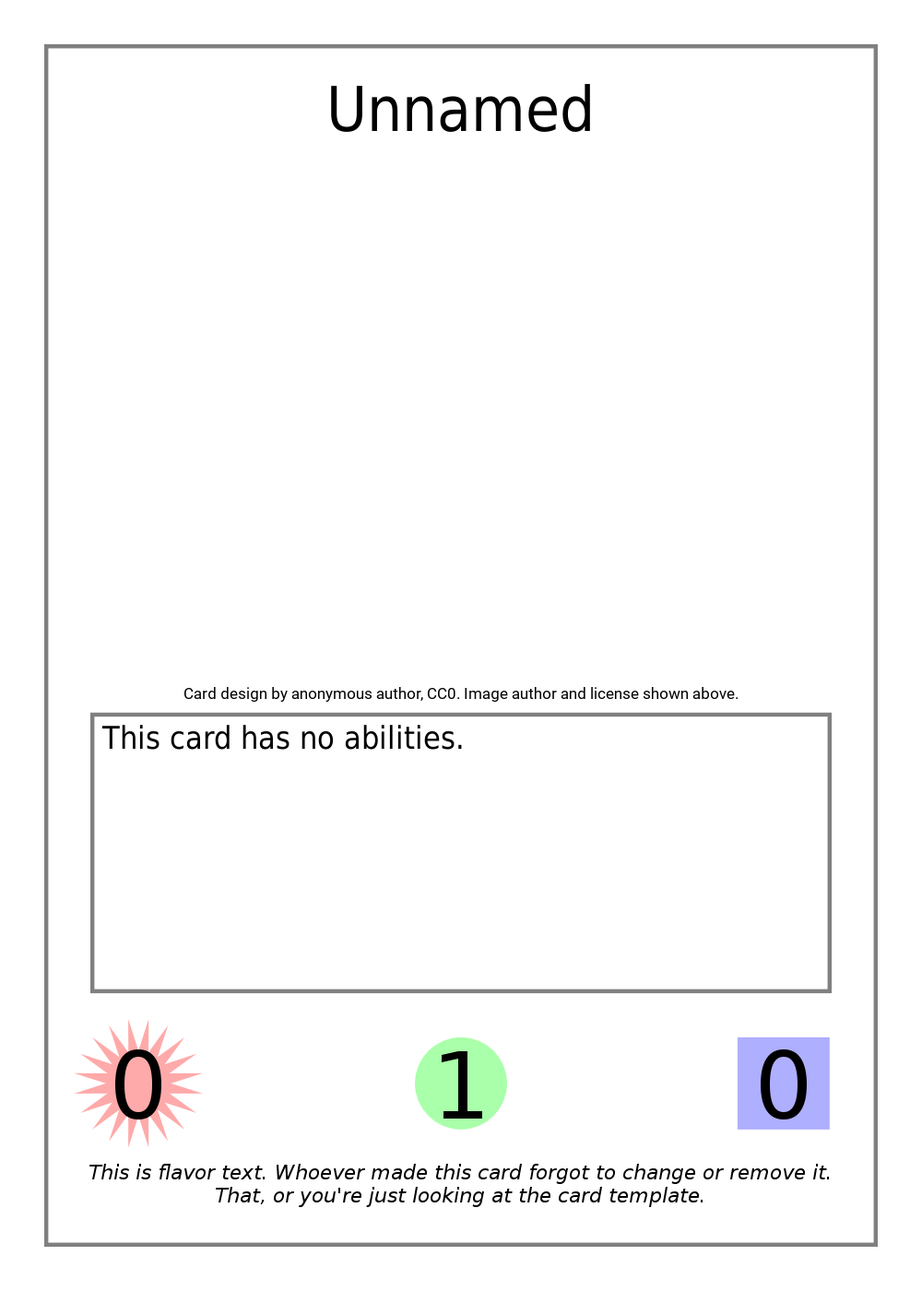
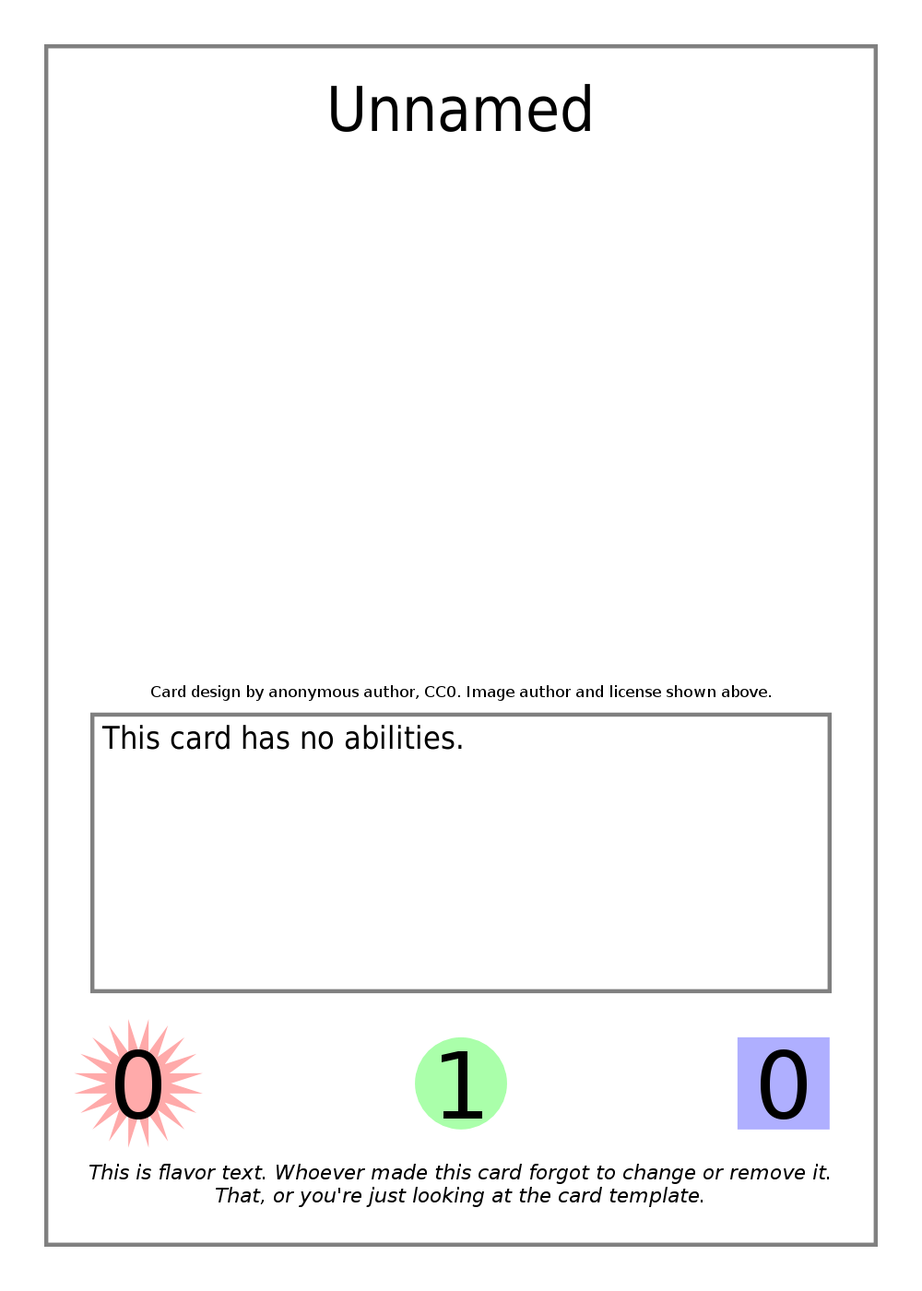
Layered file, before and after one edit (922x1291). Changes by layer:
painted on "Card License" over (151, 685, 772, 703)
